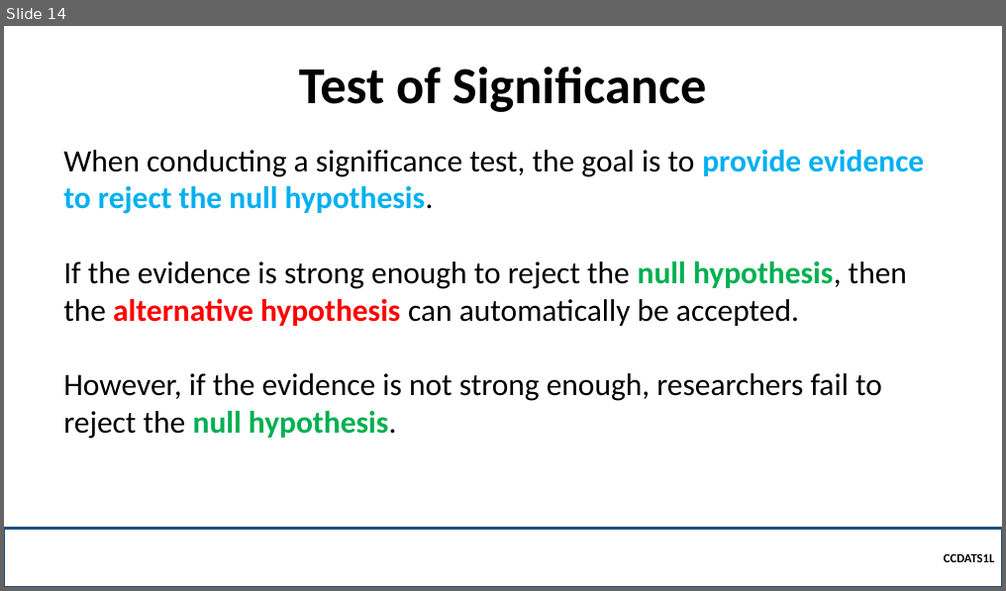
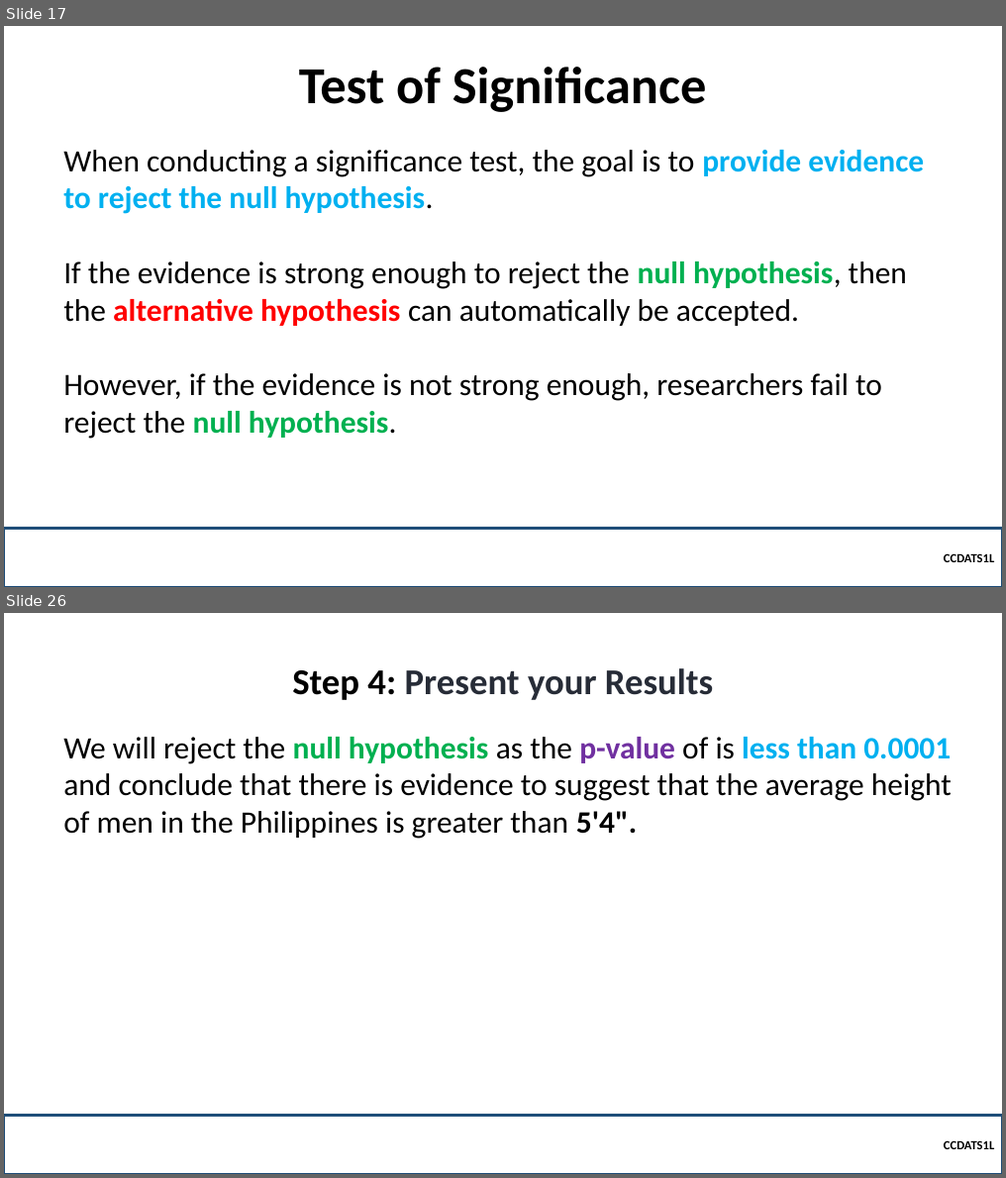
Before and after one commit to robitussin/CCDATS1L, a slide deck: week 10/Test of Significance.pptx. Shown one above the other, each under a label of ours: slide 14 before the commit, slides 17 and 26 after it; the slides between them are not shown. The pictures are 1006x591 and 1006x1178 pixels, drawn with LibreOffice and Linux fonts; fonts in the diff are those of the drawing; background and template pictures are left out. Boxes give left, top, right and bottom in pixels: in the first picture for what was removed or moved away, otherwise in the second. Text is boxed around its words. In the diff, an @@ line names an element or a change of style, - is before the commit and + after.

```diff
--- a/week 10/Test of Significance.pptx
+++ b/week 10/Test of Significance.pptx
@@ slide 26 added at (4, 613, 1002, 1174), background picture (left out) @@
@@ title added at (292, 668, 713, 700), 35 pt, text #272C37, bold @@
+Step 4: Present your Results
@@ text added at (63, 737, 951, 839), 30 pt, text #000000 @@
+We will reject the null hypothesis as the p-value of is less than 0.0001
+and conclude that there is evidence to suggest that the average height of men in the Philippines is greater than 5'4".
@@ rectangle added at (4, 1115, 1002, 1174), outline #1F4E79 2.25 pt, 12 pt, text #000000, bold @@
+  CCDATS1L
@@ what was slide 14 is now slide 17 @@
```
Also in this commit, not shown: 8 slides changed, 9 other slides added, 2 slides removed, 5 other files.
